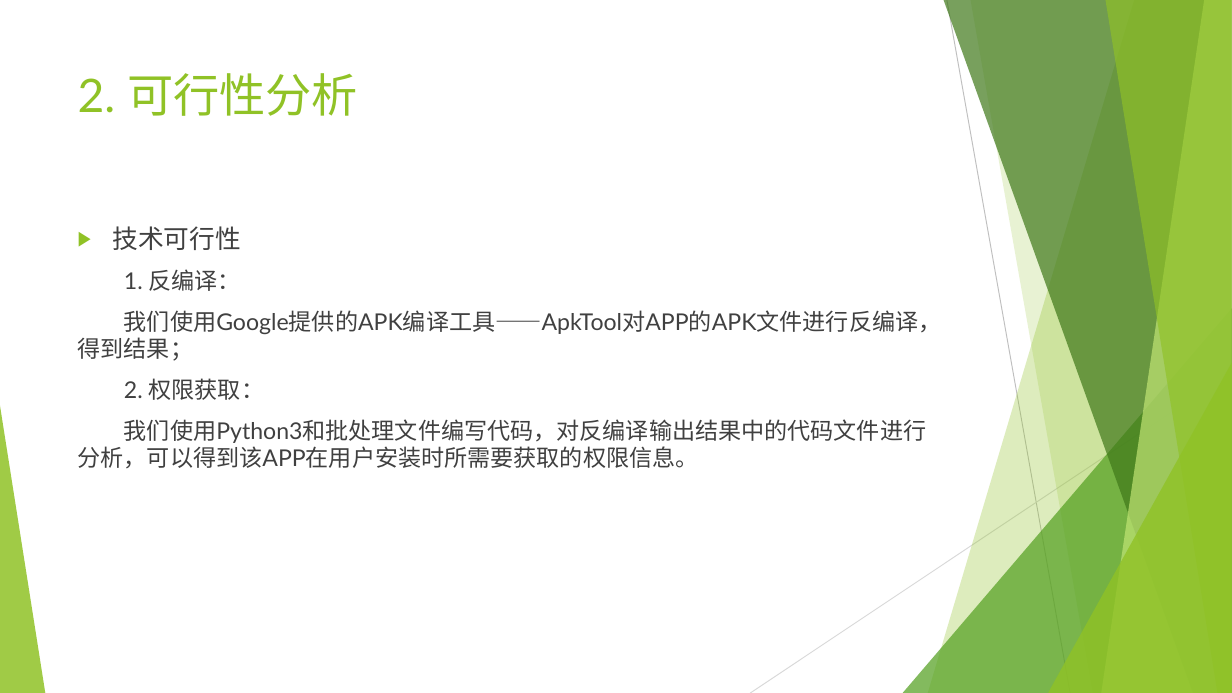
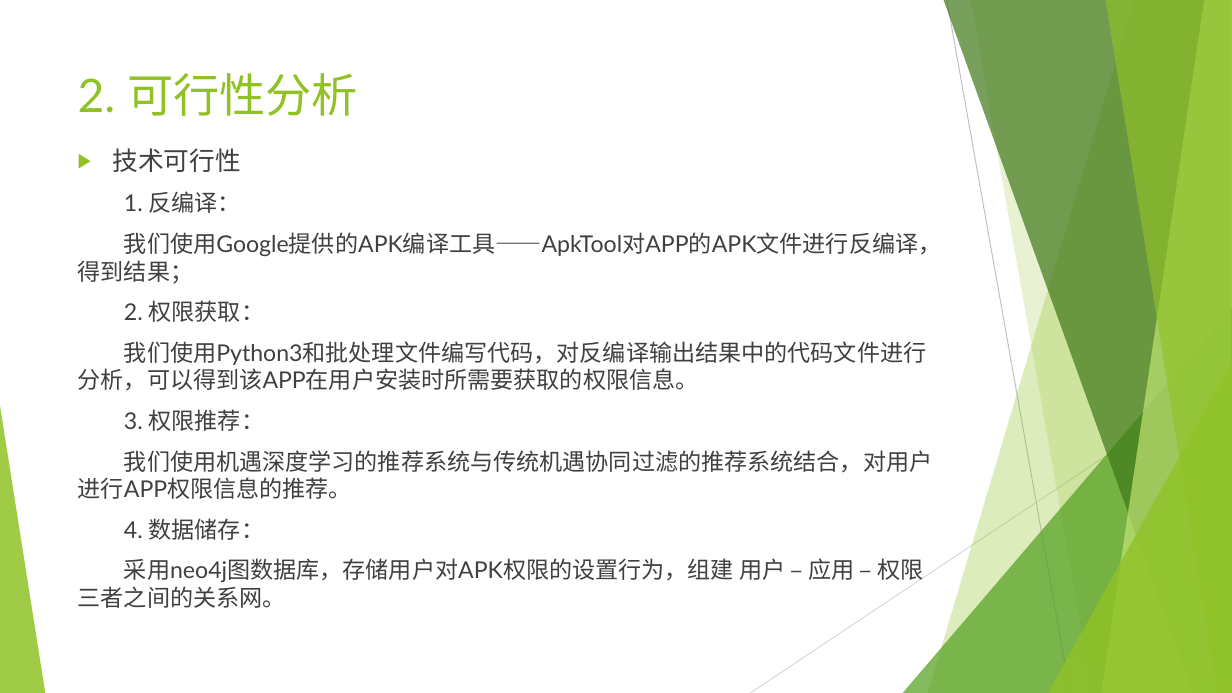
Before and after one commit to mmmmmmiracle/SE_project, a slide deck: slide 5 of doc/SE_project.pptx (slide 4 before the commit). Drawn at 1232x693 pixels with LibreOffice and Linux fonts; fonts in the diff are those of the drawing. Boxes give left, top, right and bottom in pixels: in the first picture for what was removed or moved away, otherwise in the second. Text is boxed around its words. In the diff, an @@ line names an element or a change of style, - is before the commit and + after.

```diff
--- a/doc/SE_project.pptx
+++ b/doc/SE_project.pptx
@@ text "技术可行性": place and size @@
-text "技术可行性" at box(78, 226, 942, 468)
+text "技术可行性" at box(78, 148, 942, 608)
@@ text at box(78, 409, 932, 608): paragraphs added @@
+3. 权限推荐：
+我们使用机遇深度学习的推荐系统与传统机遇协同过滤的推荐系统结合，对用户进行APP权限信息的推荐。
+4. 数据储存：
+采用neo4j图数据库，存储用户对APK权限的设置行为，组建 用户 – 应用 – 权限三者之间的关系网。
```
Also in this commit, not shown: 13 other slides changed, 14 slides added, 3 slides removed, 4 other files.
